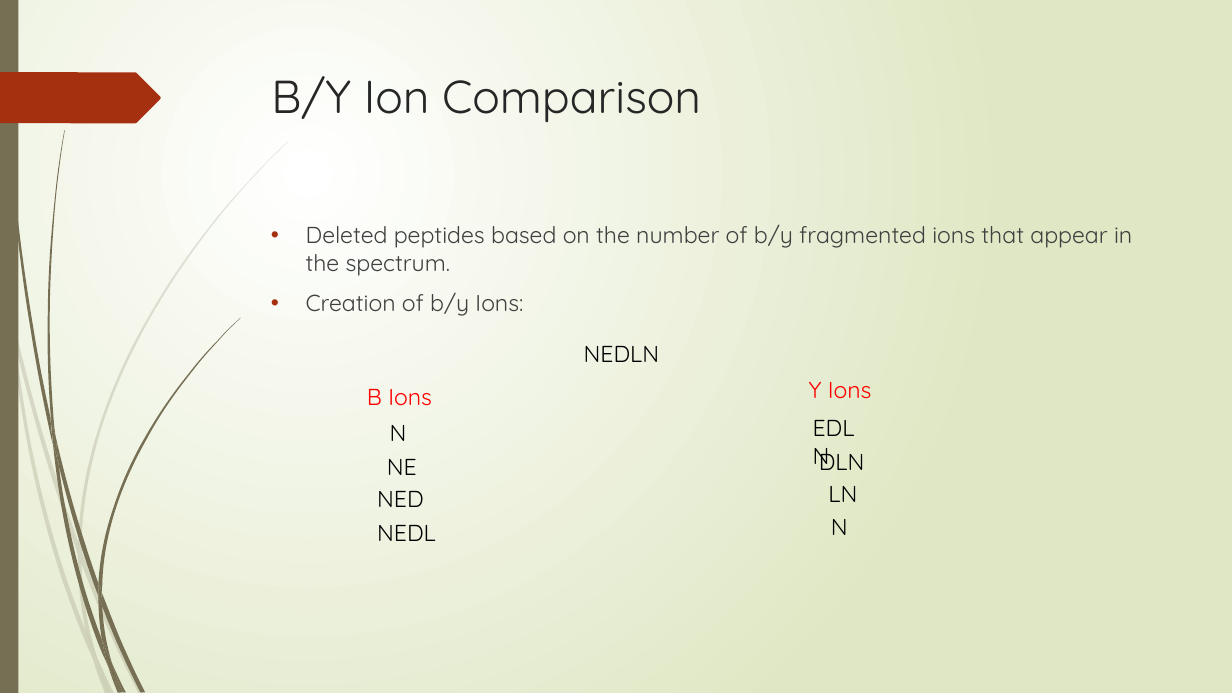
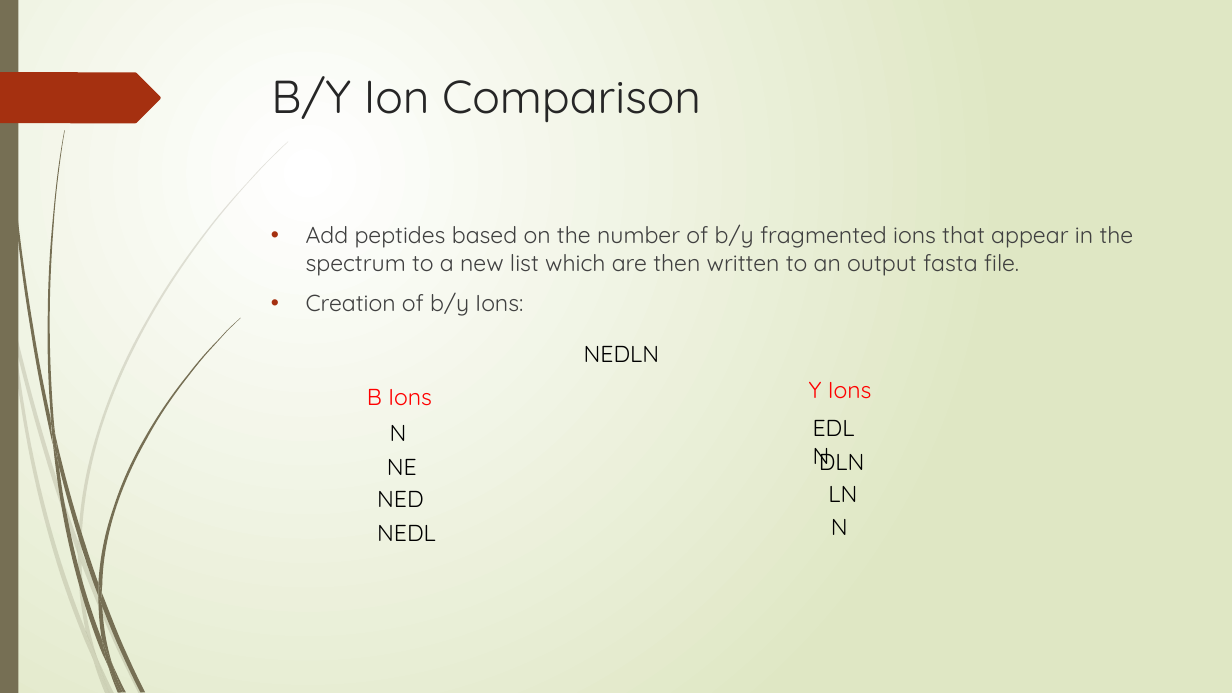
Before and after one commit to nhcha6/MersProject, a slide deck: slide 14 of MersProject/LabMeetingPresentation.pptx. Drawn at 1232x693 pixels with LibreOffice and Linux fonts; fonts in the diff are those of the drawing. Boxes give left, top, right and bottom in pixels: in the first picture for what was removed or moved away, otherwise in the second. Text is boxed around its words. In the diff, an @@ line names an element or a change of style, - is before the commit and + after.

Commit message:
Presentation updated

```diff
--- a/MersProject/LabMeetingPresentation.pptx
+++ b/MersProject/LabMeetingPresentation.pptx
@@ text at (306,224,1134,276): text changed @@
-• Deleted peptides based on the number of b/y fragmented ions that appear in the spectrum.
+• Add peptides based on the number of b/y fragmented ions that appear in the spectrum to a new list which are then written to an output fasta file.
```
Also in this commit, not shown: 4 other slides changed.
